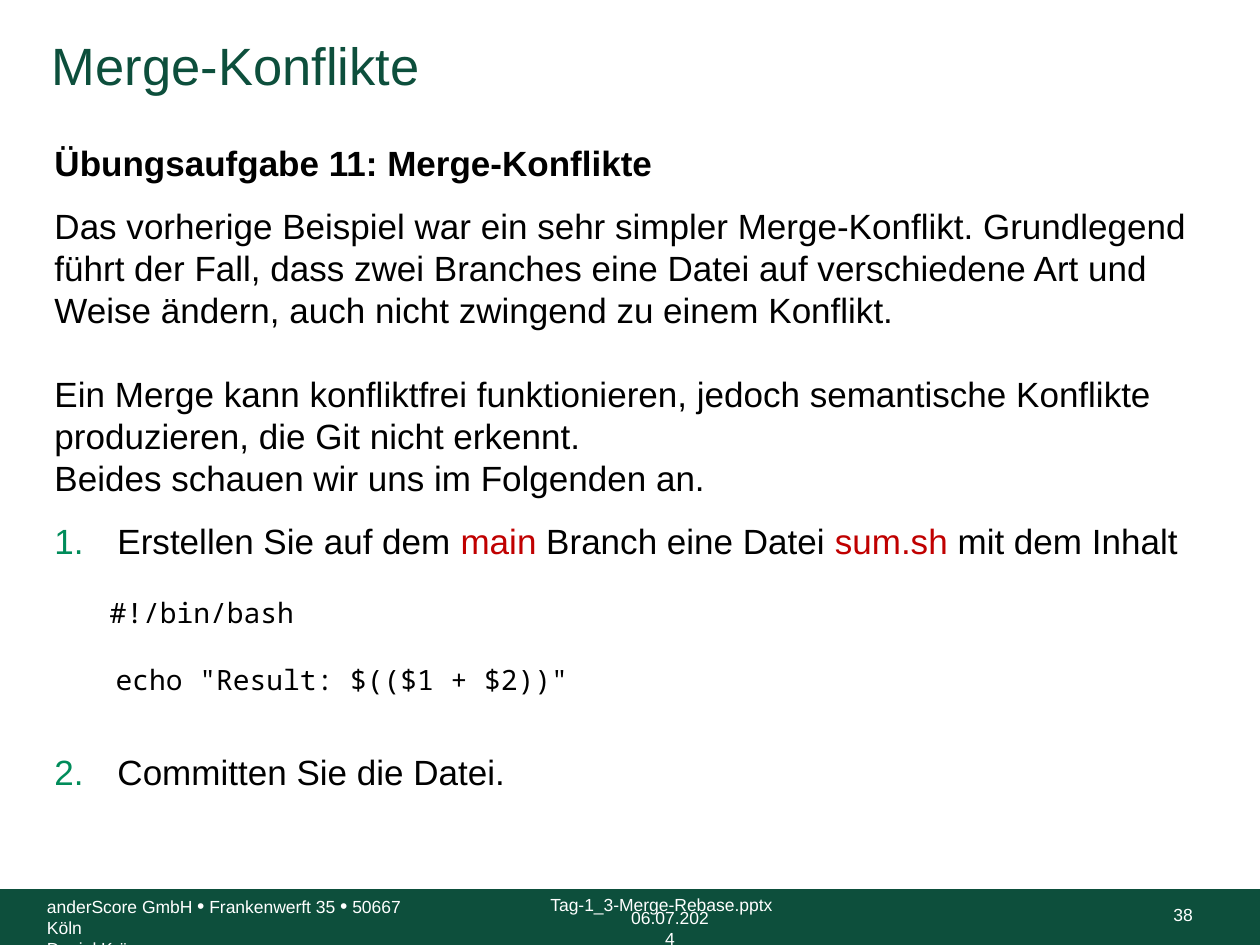
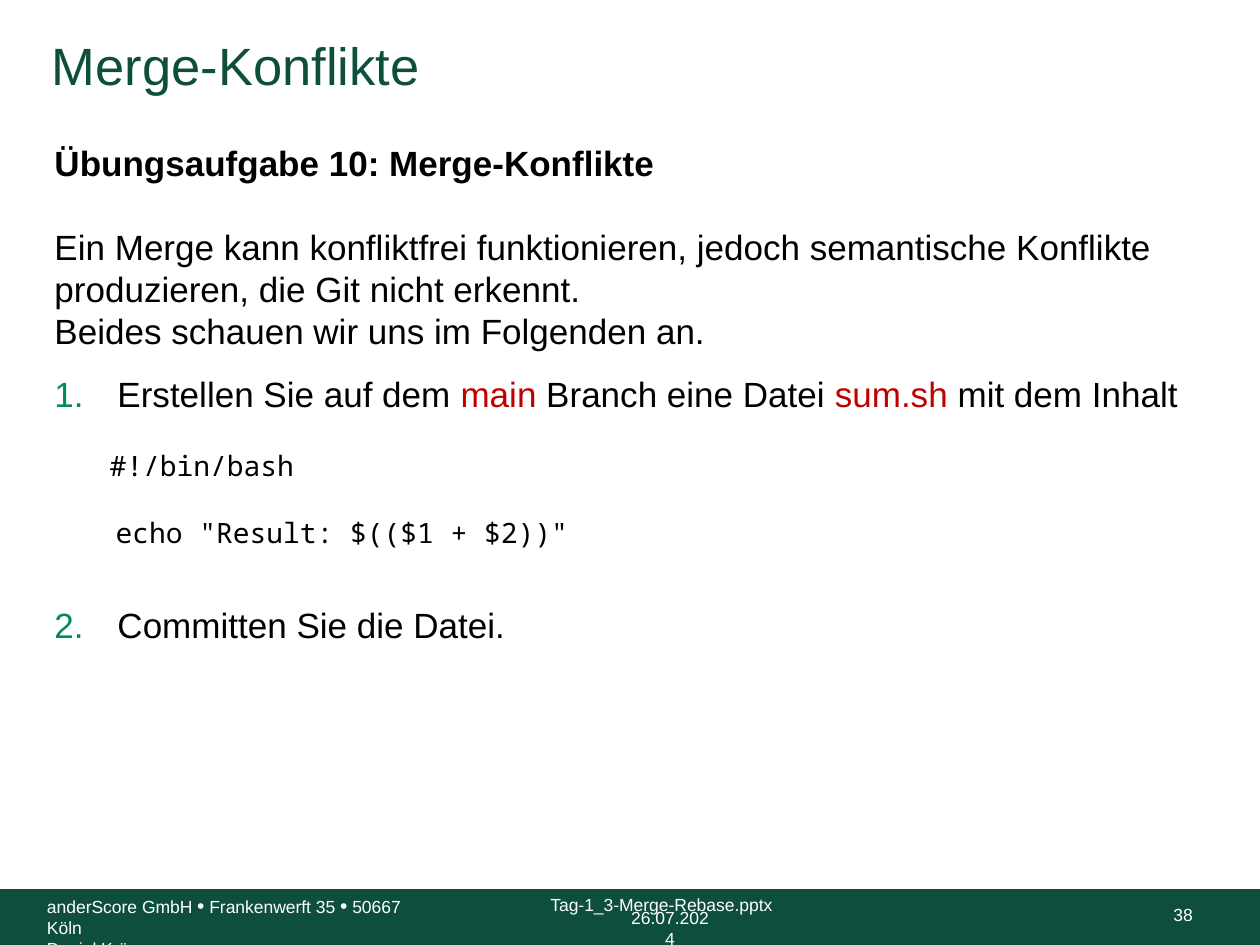
Before and after one commit to anderscore-gmbh/gitlab, a slide deck: slide 38 of slides/Tag-1_3-Merge-Rebase.pptx. Drawn at 1260x945 pixels with LibreOffice and Linux fonts; fonts in the diff are those of the drawing; background and template pictures are left out. Boxes give left, top, right and bottom in pixels: in the first picture for what was removed or moved away, otherwise in the second. Text is boxed around its words. In the diff, an @@ line names an element or a change of style, - is before the commit and + after.

```diff
--- a/slides/Tag-1_3-Merge-Rebase.pptx
+++ b/slides/Tag-1_3-Merge-Rebase.pptx
@@ text at bbox=[54, 148, 1150, 351]: text changed @@
-Übungsaufgabe 11: Merge-Konflikte
-Das vorherige Beispiel war ein sehr simpler Merge-Konflikt. Grundlegend führt der Fall, dass zwei Branches eine Datei auf verschiedene Art und Weise ändern, auch nicht zwingend zu einem Konflikt.
-Ein Merge kann konfliktfrei funktionieren, jedoch semantische Konflikte produzieren, die Git nicht erkennt.
-Beides schauen wir uns im Folgenden an.
+Übungsaufgabe 10: Merge-Konflikte
+Ein Merge kann konfliktfrei funktionieren, jedoch semantische Konflikte produzieren, die Git nicht erkennt.
+Beides schauen wir uns im Folgenden an.
@@ text at bbox=[631, 911, 709, 924]: text changed @@
-06.07.2024
+26.07.2024
```
Also in this commit, not shown: 117 other slides changed, 1 other file.
